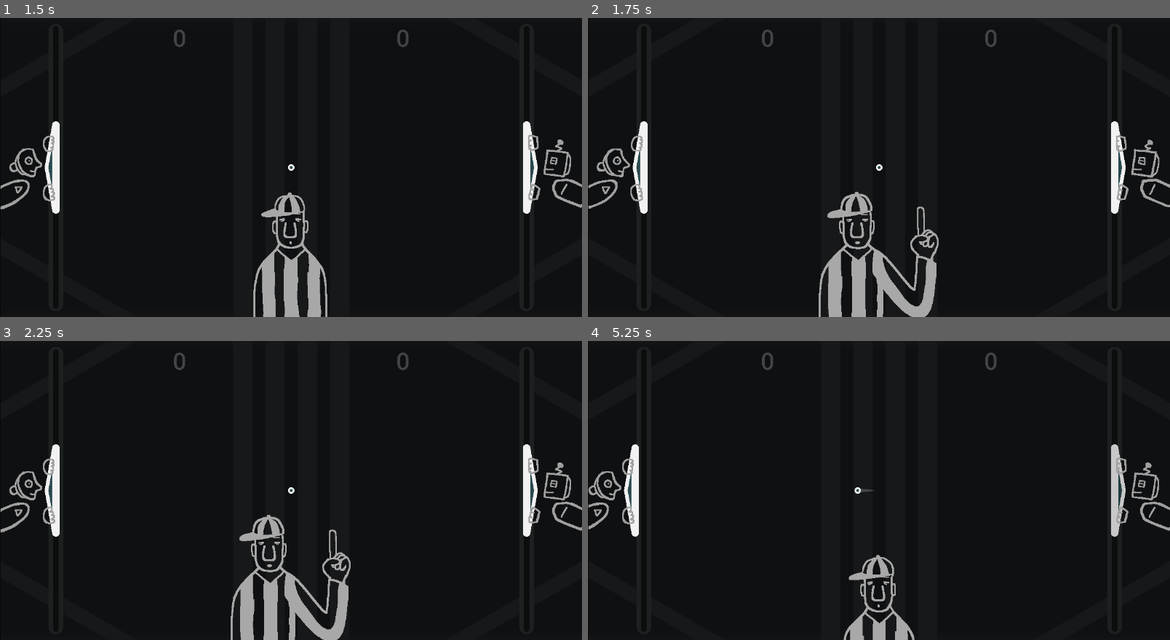
Above: before the commit, frames 1-4 (two rows, left to right).
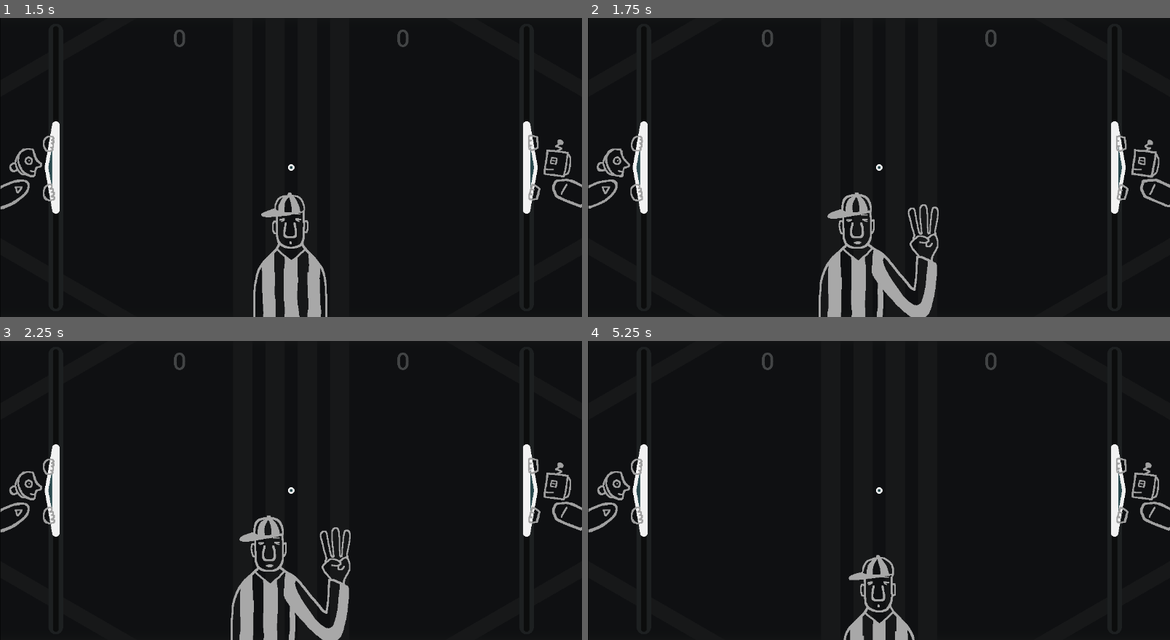
Above: after the commit, the same moments.

Repository: pixerhp/Pixers-Pong
Game: Godot game, scene res://scenes/topscenes/gameplay_topscene.tscn
The game is run twice, just before and just after one commit, with the same random seed, the same clock (stepped at 60 frames per second) and the same inputs.
Inputs (mouse positions are in pixels of both pictures, inside the frame that each line leads up to):
- Up to frame 1 (1.5 s): move the mouse to (419, 152) at 0.52 s; hold D (plr1_bump_right) 0.53-1.28 s; tap Shift (plr1_slow) at 0.6 s; click (419, 152) at 0.67 s; move the mouse to (174, 182) at 1.27 s; hold S (plr1_down) from 1.28 s (still down); tap Keypad 0 (plr2_slow) at 1.35 s
- Up to frame 2 (1.75 s): keep holding S (plr1_down)
- Up to frame 3 (2.25 s): move the mouse to (349, 424) at 2.02 s; release S (plr1_down) at 2.03 s; hold D (plr1_bump_right) from 2.03 s (still down); tap Shift (plr1_slow) at 2.1 s
- Up to frame 4 (5.25 s): move the mouse to (849, 550) at 2.77 s; release D (plr1_bump_right) at 2.78 s; hold W (plr1_up) 2.78-3.53 s; tap Keypad 0 (plr2_slow) at 2.85, 5.1 s; click (849, 550) at 2.92 s; move the mouse to (1053, 535) at 3.52 s; hold A (plr1_bump_left) 3.53-4.25 s; tap Shift (plr1_slow) at 3.6 s; tap Escape (pause_escape) at 4.15 s; click "RESUME" at 4.25 s; tap Enter at 5 s; move the mouse to (704, 445) at 5.02 s; hold A (plr1_bump_left) from 5.03 s (still down)

Frame 1 is identical in both runs. In frame 2, 0.8% of the frame differs, in the area x 39-61%, y 58-100%; in frame 3, 0.8%; in frame 4, 2.0%, in the area x 0-93%, y 34-66%.

Commit message:
Reorganize first serve animation stuff

Diff:
--- a/scenes/topscenes/gameplay_topscene.tscn
+++ b/scenes/topscenes/gameplay_topscene.tscn
@@ -348,7 +348,7 @@
 [node name="Ball" type="Node2D" parent="CenteringParent/ClippingParent" unique_id=2146992066]
 unique_name_in_owner = true
 position = Vector2(630, 324)
-metadata/velocity = Vector2(-400, 0)
+metadata/velocity = Vector2(0, 0)
 
 [node name="BallMeshInner" type="MeshInstance2D" parent="CenteringParent/ClippingParent/Ball" unique_id=1691678160]
 self_modulate = Color(0.16470589, 0.28627452, 0.30588236, 1)
--- a/scripts/gameplay_script.gd
+++ b/scripts/gameplay_script.gd
@@ -5,13 +5,13 @@
 	update_scores_text()
 	reset_ai_inputs(false)
 	reset_ai_inputs(true)
-	firstserve_start_time = Time.get_ticks_msec()
+	first_serve_start_time = Time.get_ticks_msec()
 
 func _process(delta: float):
 	checkdo_toggle_pause()
 	if is_game_paused:
 		return
-	checkdo_first_serve_animation()
+	checkdo_first_serve()
 	if not should_handle_regular_gameplay():
 		return
 	handle_paddle_cpu(false, Globals.plr1_cpu_mode)
@@ -56,7 +56,7 @@
 	%Referee.play()
 	for i in range(balltrail_times.size()):
 		balltrail_times[i] += paused_duration
-	firstserve_start_time += paused_duration
+	first_serve_start_time += paused_duration
 	total_paused_time += paused_duration
 	is_game_paused = false
 	%PauseMenuContainer.visible = false
@@ -162,26 +162,42 @@
 	if Globals.plr2_streak == 0: %RightScoreStreak/%StreakContainer/%StreakLabel.text = ""
 	else: %RightScoreStreak/%StreakContainer/%StreakLabel.text = STREAK_PREFIX + str(Globals.plr2_streak)
 
+func is_in_range_i(value: int, range_min: int, range_max: int) -> bool:
+	return ((range_min <= value) and (value <= range_max))
+func is_in_range_f(value: float, range_min: float, range_max: float) -> bool:
+	return ((range_min <= value) and (value <= range_max))
+
 # Constants, variables and code related to the 'first serve' that occurs when you start playing:
-var firstserve_start_time: int = Time.get_ticks_msec()
-const FIRSTSERVE_ANIMATION_DURATION: int = 5500
-const FIRSTSERVE_PLAYHALT_DURATION: int = 5000
-var firstserve_anim_to_conclude: bool = false
-var firstserve_halt_to_conclude: bool = false
-func checkdo_first_serve_animation():
-	var playthrough_proportion: float = proportion_from_range(
-		Time.get_ticks_msec(), firstserve_start_time, firstserve_start_time + FIRSTSERVE_ANIMATION_DURATION)
-
-	# Check whether the animation should be playing, and if not, then run conclusion code if needed.
-	if is_in_range_f(playthrough_proportion, 0.0, 1.0):
-		firstserve_anim_to_conclude = true
-	else:
-		if firstserve_anim_to_conclude:
-			# !!!
-			firstserve_anim_to_conclude = false
+var first_serve_start_time: int = Time.get_ticks_msec()
+const FIRST_SERVE_P1_DURATION: int = 5500
+var first_serve_p1_to_conclude: bool = false
+const FIRST_SERVE_P2_DURATION: int = 1000
+var first_serve_p2_to_conclude: bool = false
+func checkdo_first_serve():
+	# First serve part 1 (up until when the ball starts moving):
+	var playthrough: float = proportion_from_range(
+		Time.get_ticks_msec(), first_serve_start_time, first_serve_start_time + FIRST_SERVE_P1_DURATION)
+	if is_in_range_f(playthrough, 0.0, 1.0):
+		first_serve_p1_to_conclude = true
+		handle_first_serve_p1_animation(playthrough)
 		return
-
-	var section_proportion: float = 0.0
+	if first_serve_p1_to_conclude:
+		first_serve_p1_to_conclude = false
+		handle_first_serve_p1_conclusion()
+	# First serve part 2 (occurs after the ball starts moving):
+	playthrough = proportion_from_range(
+		Time.get_ticks_msec(),
+		first_serve_start_time + FIRST_SERVE_P1_DURATION,
+		first_serve_start_time + FIRST_SERVE_P1_DURATION + FIRST_SERVE_P2_DURATION)
+	if is_in_range_f(playthrough, 0.0, 1.0):
+		first_serve_p2_to_conclude = true
+		handle_first_serve_p2_animation(playthrough)
+		return
+	if first_serve_p2_to_conclude:
+		first_serve_p2_to_conclude = false
+		handle_first_serve_p2_conclusion()
+
+func handle_first_serve_p1_animation(playthrough: float):
 	const FS_PADS_SLIDE_S: float = 0.0
 	const FS_PADS_SLIDE_E: float = 0.15
 	const FS_INTRODUCE_SCORES_S: float = 0.075
@@ -191,32 +207,50 @@
 	const FS_REF_COUNT_S: float = 0.3
 	const FS_REF_COUNT_E: float = 0.9
 
-	section_proportion = proportion_from_range(playthrough_proportion, FS_PADS_SLIDE_S, FS_PADS_SLIDE_E)
+	var section_proportion: float = 0.0
+	section_proportion = proportion_from_range(playthrough, FS_PADS_SLIDE_S, FS_PADS_SLIDE_E)
 	%LeftPaddle.position.x = (-120.0 if (section_proportion < 0.0) else (120.0 if (section_proportion > 1.0) else (-120.0 + (240.0 * section_proportion))))
 	%RightPaddle.position.x = Globals.GAME_SIZE.x - %LeftPaddle.position.x
-	section_proportion = proportion_from_range(playthrough_proportion, FS_INTRODUCE_SCORES_S, FS_INTRODUCE_SCORES_E)
+	section_proportion = proportion_from_range(playthrough, FS_INTRODUCE_SCORES_S, FS_INTRODUCE_SCORES_E)
 	%LeftScoreStreak.position.y = (
 		-70.0 if (section_proportion < 0.0) else (
 		70.0 if (section_proportion > 1.0) else (
 		-70.0 + (140.0 * ease_out_back(section_proportion, 1.1)))))
 	%RightScoreStreak.position.y = %LeftScoreStreak.position.y
-	section_proportion = proportion_from_range(playthrough_proportion, FS_REF_APPROACH_S, FS_REF_APPROACH_E)
+	section_proportion = proportion_from_range(playthrough, FS_REF_APPROACH_S, FS_REF_APPROACH_E)
 	%Referee.position.y = (
 		(Globals.GAME_SIZE.y + (144.0 if (section_proportion < 0.0) else (-144.0 if (section_proportion > 1.0) else (144.0 - (288.0 * section_proportion)))))
-		if (playthrough_proportion < FS_REF_COUNT_S) else
-		((Globals.GAME_SIZE.y-144.0) if (playthrough_proportion < FS_REF_COUNT_E) else
-		((Globals.GAME_SIZE.y - 144.0) + (288.0 * proportion_from_range(playthrough_proportion, FS_REF_COUNT_E, 1.0))))
+		if (playthrough < FS_REF_COUNT_S) else
+		((Globals.GAME_SIZE.y-144.0) if (playthrough < FS_REF_COUNT_E) else
+		((Globals.GAME_SIZE.y - 144.0) + (288.0 * proportion_from_range(playthrough, FS_REF_COUNT_E, 1.0))))
 	)
-	if playthrough_proportion < FS_REF_COUNT_S: %Referee.play("idle")
-	elif playthrough_proportion < (FS_REF_COUNT_S + ((FS_REF_COUNT_E - FS_REF_COUNT_S) / 3.0)): %Referee.play("count_1")
-	elif playthrough_proportion < (FS_REF_COUNT_S + ((FS_REF_COUNT_E - FS_REF_COUNT_S) / 1.5)): %Referee.play("count_2")
-	elif playthrough_proportion < FS_REF_COUNT_E: %Referee.play("count_3")
+	if playthrough < FS_REF_COUNT_S: %Referee.play("idle")
+	elif playthrough < (FS_REF_COUNT_S + ((FS_REF_COUNT_E - FS_REF_COUNT_S) / 3.0)): %Referee.play("count_3")
+	elif playthrough < (FS_REF_COUNT_S + ((FS_REF_COUNT_E - FS_REF_COUNT_S) / 1.5)): %Referee.play("count_2")
+	elif playthrough < FS_REF_COUNT_E: %Referee.play("count_1")
 	else: %Referee.play("idle")
 
-func is_in_range_i(value: int, range_min: int, range_max: int) -> bool:
-	return ((range_min <= value) and (value <= range_max))
-func is_in_range_f(value: float, range_min: float, range_max: float) -> bool:
-	return ((range_min <= value) and (value <= range_max))
+func handle_first_serve_p1_conclusion():
+
+	# !!! besides the ball, reset all other gameobjects moved by the animation
+
+	%Ball.position = Globals.GAME_SIZE / 2.0
+	%Ball.set_meta("velocity", Vector2(-400.0, 0.0))
+	ballshapecast_current_exceptions.clear()
+	%BallShapeCast.clear_exceptions()
+	%Ball.modulate = Color.WHITE
+
+func handle_first_serve_p2_animation(playthrough: float):
+
+	# !!! have the ref point in a direction and then move downwards here after the ball is served
+
+	pass
+
+func handle_first_serve_p2_conclusion():
+
+	# !!! reset the ref position/stuff
+
+	pass
 
 # !!! Note: plan is to make the scores opaque, scale them up and move them,
 # and rotate them back and forth slightly after a win/lose, and then transition them back to normal.
@@ -237,8 +271,7 @@
 
 func should_handle_regular_gameplay() -> bool:
 	return not (
-		is_in_range_i(Time.get_ticks_msec(), firstserve_start_time, firstserve_start_time + FIRSTSERVE_PLAYHALT_DURATION)
-		#!!! 'or' reserve requires conclusion or etc
+		first_serve_p1_to_conclude # or reserve_p1_to_conclude or ...
 	)
 
 var RANDOM_MOVEMENT_SEED_OFFSET: int = randi()
